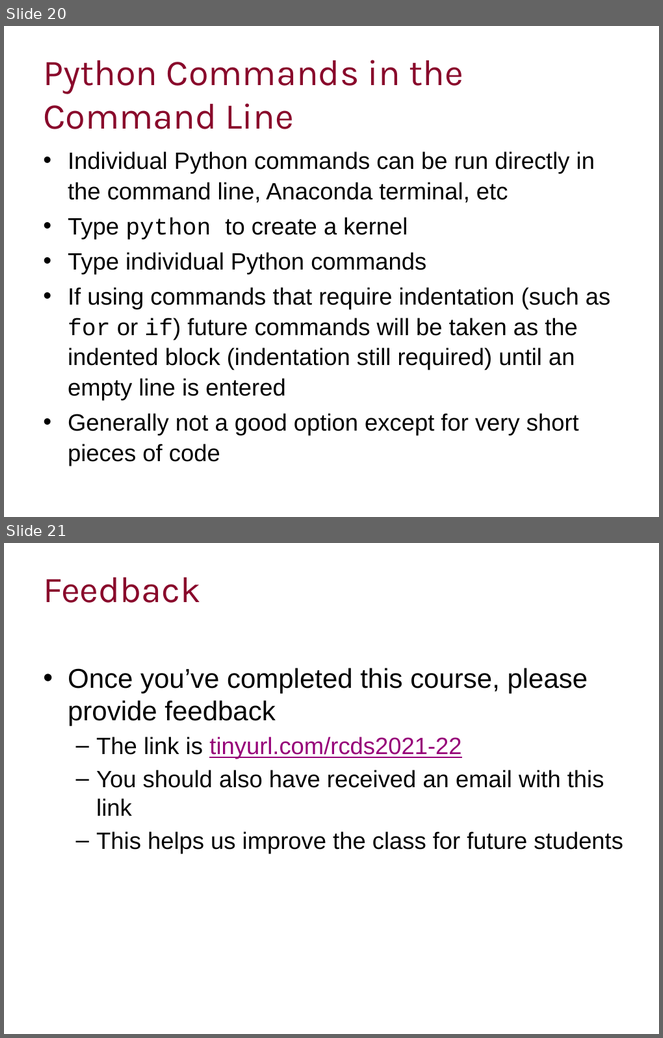
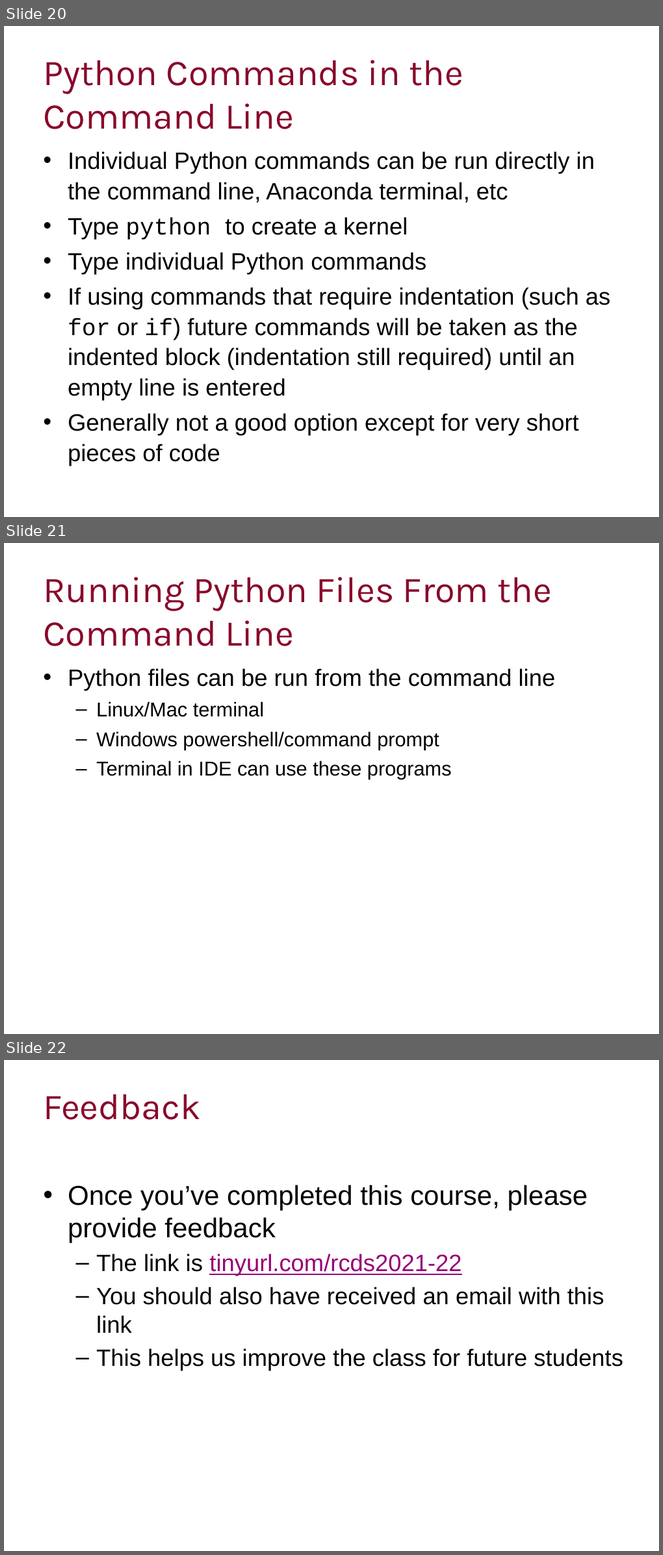
Before and after one commit to ImperialCollegeLondon/RCDS-managing-and-running-python-effectively, a slide deck: Managing and Running Python Effectively.pptx. Shown one above the other, each under a label of ours: slides 20 and 21 before the commit, slides 20, 21 and 22 after it. The pictures are 663x1038 and 663x1555 pixels, drawn with LibreOffice and Linux fonts; fonts in the diff are those of the drawing; background and template pictures are left out. Boxes give left, top, right and bottom in pixels: in the first picture for what was removed or moved away, otherwise in the second. Text is boxed around its words. In the diff, an @@ line names an element or a change of style, - is before the commit and + after.

Commit message:
Running Python files from the command line

```diff
--- a/Managing and Running Python Effectively.pptx
+++ b/Managing and Running Python Effectively.pptx
@@ slide 21 added at <box>4,543,659,1034</box>, background #FFFFFF @@
@@ title added at <box>43,577,552,646</box>, 40 pt, text #89092B @@
+Running Python Files From the Command Line
@@ text added at <box>68,668,556,780</box>, 22 pt, text #000000 @@
+• Python files can be run from the command line
+  – Linux/Mac terminal
+  – Windows powershell/command prompt
+  – Terminal in IDE can use these programs
@@ what was slide 21 is now slide 22 @@
```
